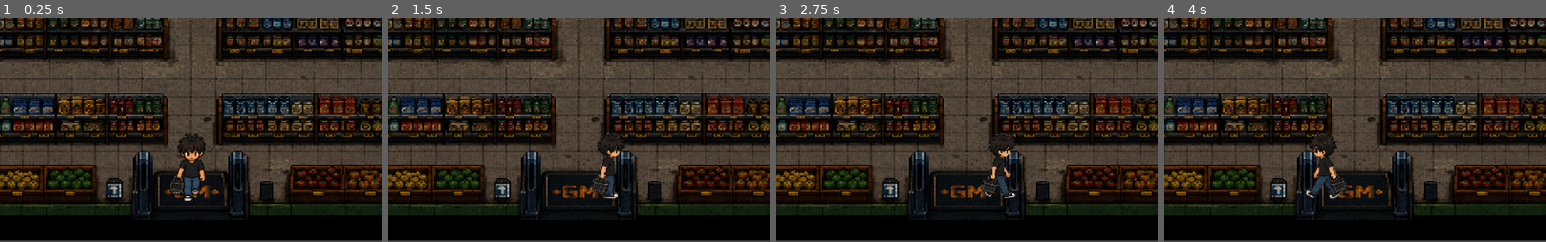
Above: before the commit, frames 1-4 (left to right).
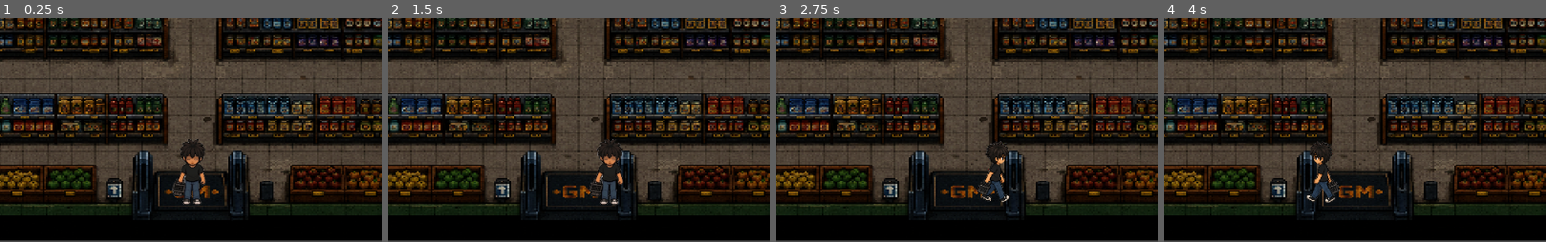
Above: after the commit, the same moments.

Repository: Aldair-Canul/Facultad-de-Ingenieria---Fora-de-Lugar
Game: Godot game, scene res://Scenes/Escena_mercado/mercado.tscn
The game is run twice, just before and just after one commit, with the same random seed, the same clock (stepped at 60 frames per second) and the same inputs. This scene is started directly instead of the project's main scene.
Inputs (mouse positions are % of the whole screen's width and height, from its top left):
- Up to frame 1 (0.25 s): no input
- Up to frame 2 (1.5 s): tap Enter at 0.5 s; move the mouse to (72, 44) at 0.52 s; hold Right (ui_right) 0.53-1.25 s; click (72, 44) at 0.67 s; drag from (30, 54) to (45, 69) at 1.27 s
- Up to frame 3 (2.75 s): tap Space at 2 s; move the mouse to (60, 27) at 2.02 s; hold Right (ui_right) from 2.03 s (still down)
- Up to frame 4 (4 s): release Right (ui_right) at 2.75 s; drag from (45, 69) to (20, 34) at 2.77 s; tap Enter at 3.5 s; move the mouse to (80, 64) at 3.52 s; hold Left (ui_left) from 3.53 s (still down)
The pictures show only the part of the screen within x 26-76%, y 50-100%; the shares and areas given below are measured in that part.

The runs differ from the first frame. In frame 1, 1.2% of the frame differs, in the area x 44-54%, y 51-84%; in frame 2, 1.1%; in frame 3, 1.1%; in frame 4, 1.1%.

Commit message:
sprite mesero super en reposo agregado

Diff:
--- a/Proyecto-Infomatrix/Godot-Engine/Scenes/Escena_mercado/mercado.tscn
+++ b/Proyecto-Infomatrix/Godot-Engine/Scenes/Escena_mercado/mercado.tscn
@@ -5,6 +5,7 @@
 [ext_resource type="Texture2D" uid="uid://bbqhyju54gwf7" path="res://Scenes/escena super/caminando cestita a y ab.png" id="3_5xm6w"]
 [ext_resource type="Texture2D" uid="uid://ckqptuglj6ea" path="res://Scenes/escena super/caminando cestita left.png" id="4_16kdo"]
 [ext_resource type="AudioStream" uid="uid://dcjb1m2i3bsqs" path="res://sounds/Musica Mercado.mp3" id="5_5xm6w"]
+[ext_resource type="Texture2D" uid="uid://bltn1ftfptvbj" path="res://Scenes/Escena_mercado/mesero_idle nuevo.png" id="5_16kdo"]
 
 [sub_resource type="SegmentShape2D" id="SegmentShape2D_r3aqs"]
 a = Vector2(94, 150)
@@ -166,6 +167,26 @@
 [sub_resource type="AtlasTexture" id="AtlasTexture_tk1lh"]
 atlas = ExtResource("4_16kdo")
 region = Rect2(1280, 0, 256, 1024)
+
+[sub_resource type="AtlasTexture" id="AtlasTexture_xk6p8"]
+atlas = ExtResource("5_16kdo")
+region = Rect2(0, 0, 204, 390)
+
+[sub_resource type="AtlasTexture" id="AtlasTexture_so2nd"]
+atlas = ExtResource("5_16kdo")
+region = Rect2(204, 0, 204, 390)
+
+[sub_resource type="AtlasTexture" id="AtlasTexture_pt4l3"]
+atlas = ExtResource("5_16kdo")
+region = Rect2(408, 0, 204, 390)
+
+[sub_resource type="AtlasTexture" id="AtlasTexture_cvbql"]
+atlas = ExtResource("5_16kdo")
+region = Rect2(612, 0, 204, 390)
+
+[sub_resource type="AtlasTexture" id="AtlasTexture_515oy"]
+atlas = ExtResource("5_16kdo")
+region = Rect2(816, 0, 204, 390)
 
 [sub_resource type="SpriteFrames" id="SpriteFrames_x0u4e"]
 animations = [{
@@ -187,7 +208,7 @@
 }],
 "loop": true,
 "name": &"abajo",
-"speed": 5.0
+"speed": 10.0
 }, {
 "frames": [{
 "duration": 1.0,
@@ -207,7 +228,7 @@
 }],
 "loop": true,
 "name": &"arriba",
-"speed": 5.0
+"speed": 10.0
 }, {
 "frames": [{
 "duration": 1.0,
@@ -230,7 +251,27 @@
 }],
 "loop": true,
 "name": &"izquierda",
-"speed": 5.0
+"speed": 10.0
+}, {
+"frames": [{
+"duration": 1.0,
+"texture": SubResource("AtlasTexture_xk6p8")
+}, {
+"duration": 1.0,
+"texture": SubResource("AtlasTexture_so2nd")
+}, {
+"duration": 1.0,
+"texture": SubResource("AtlasTexture_pt4l3")
+}, {
+"duration": 1.0,
+"texture": SubResource("AtlasTexture_cvbql")
+}, {
+"duration": 1.0,
+"texture": SubResource("AtlasTexture_515oy")
+}],
+"loop": true,
+"name": &"reposo",
+"speed": 10.0
 }]
 
 [sub_resource type="RectangleShape2D" id="RectangleShape2D_xk6p8"]
@@ -357,11 +398,12 @@
 script = ExtResource("2_4hj0r")
 
 [node name="AnimatedSprite2D" type="AnimatedSprite2D" parent="CanvasLayer/MeseroCompras/Meserosuper" unique_id=1491350723]
-position = Vector2(21, -37.000008)
+position = Vector2(19, -30.000008)
 rotation = 0.011212353
 scale = Vector2(0.23887308, 0.21580866)
 sprite_frames = SubResource("SpriteFrames_x0u4e")
 animation = &"abajo"
+frame_progress = 0.25245234
 
 [node name="CollisionShape2D" type="CollisionShape2D" parent="CanvasLayer/MeseroCompras/Meserosuper" unique_id=1317394853]
 position = Vector2(19, -11)
--- a/Proyecto-Infomatrix/Godot-Engine/Scenes/Escena_mercado/meserosuper.gd
+++ b/Proyecto-Infomatrix/Godot-Engine/Scenes/Escena_mercado/meserosuper.gd
@@ -11,8 +11,11 @@
 
 func actualizar_animacion(direction: Vector2) -> void:
 	if direction == Vector2.ZERO:
-		sprite.stop()
+		sprite.play("reposo")
+		sprite.scale = Vector2(0.3, 0.3) # Ajusta este valor según el tamaño que necesites
 		return
+
+	sprite.scale = Vector2(0.2,0.2) # Restablece la escala original
 
 	if direction.x != 0:
 		sprite.play("izquierda")
Binary file added: Proyecto-Infomatrix/Godot-Engine/Scenes/Escena_mercado/mesero_idle nuevo.png
Binary file added: Proyecto-Infomatrix/Godot-Engine/Scenes/Escena_mercado/mesero_idle.png
